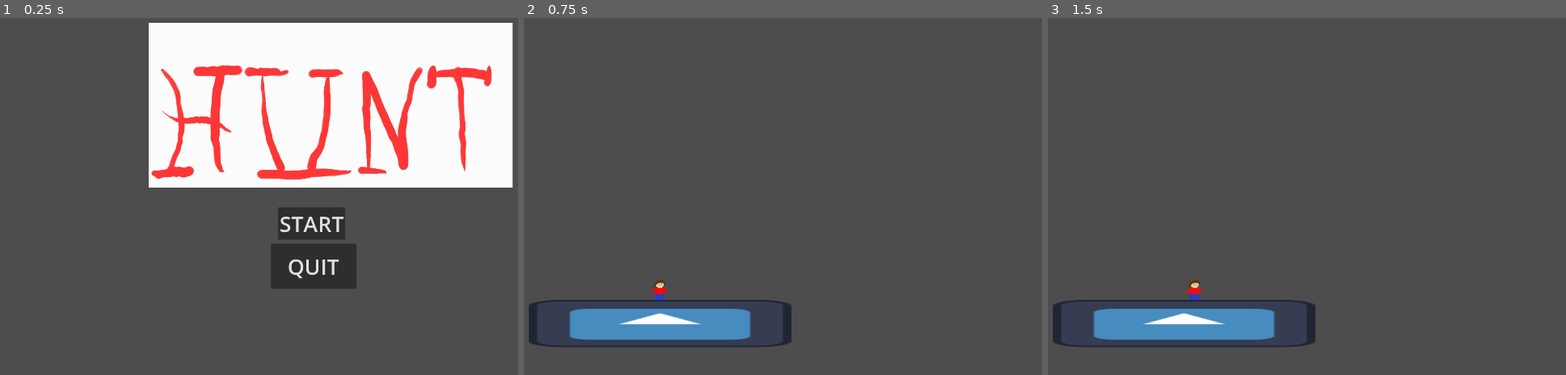
Above: before the commit, frames 1-3 (left to right).
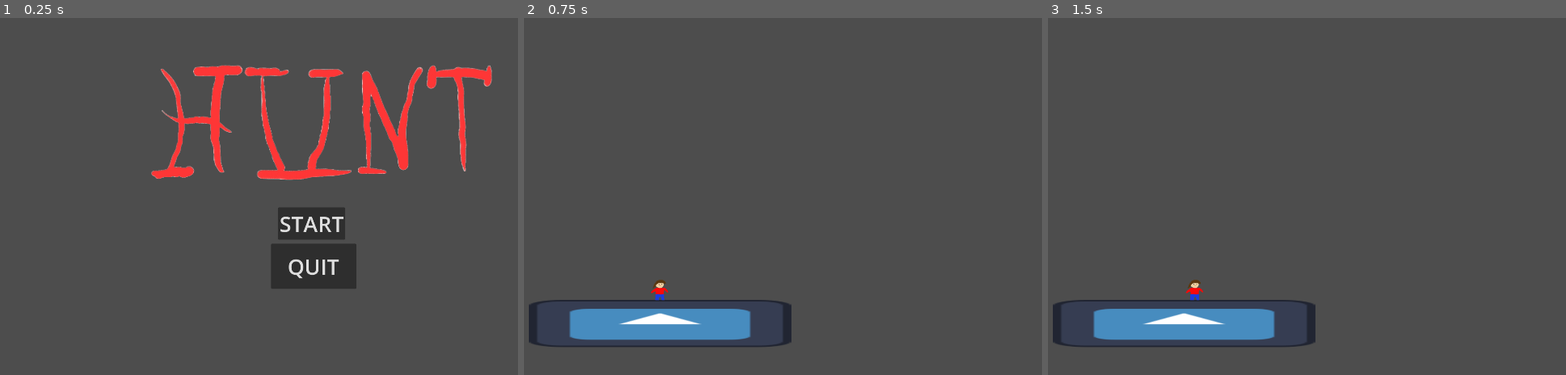
Above: after the commit, the same moments.

Repository: tjwarnke/hiint
Game: Godot game, scene res://startMenu.tscn
Two runs of this game, one before a commit and one after it. Both use one fixed random seed, a clock stepped at 60 frames per second and the inputs below. The engine's default icon, where the game draws it, is replaced by a stand-in: a white triangle on a blue panel in a dark square.
Inputs:
- Up to frame 1 (0.25 s): no input
- Up to frame 2 (0.75 s): click "START" at 0.5 s
- Up to frame 3 (1.5 s): tap Enter at 1.25 s; hold Right (right) from 1.28 s (still down); hold Shift (run) from 1.28 s (still down)

The runs differ from the first frame. In frame 1, 28% of the frame differs, in the area x 28-100%, y 1-48%; in frame 2, nothing differs; in frame 3, nothing differs.

Commit message:
Logo Change

Diff:
--- a/startMenu.tscn
+++ b/startMenu.tscn
@@ -1,7 +1,7 @@
-[gd_scene load_steps=3 format=3 uid="uid://bb6p1hryrq83v"]
+[gd_scene load_steps=3 format=3 uid="uid://c05d5482q4qbm"]
 
 [ext_resource type="Script" path="res://startMenu.gd" id="1_1ihok"]
-[ext_resource type="Texture2D" uid="uid://cya7rud3k6r7" path="res://hiint_logo.jpg" id="2_b334g"]
+[ext_resource type="Texture2D" uid="uid://dcpr53i2anw3v" path="res://hiint_logo_transparent.png" id="2_lvalx"]
 
 [node name="startMenu" type="Control"]
 layout_mode = 3
@@ -48,4 +48,4 @@
 
 [node name="Sprite2D" type="Sprite2D" parent="Node2D"]
 position = Vector2(1018, 278)
-texture = ExtResource("2_b334g")
+texture = ExtResource("2_lvalx")
Binary file added: hiint_logo_transparent.png
Not shown, added: hiint_logo_transparent.png.import
